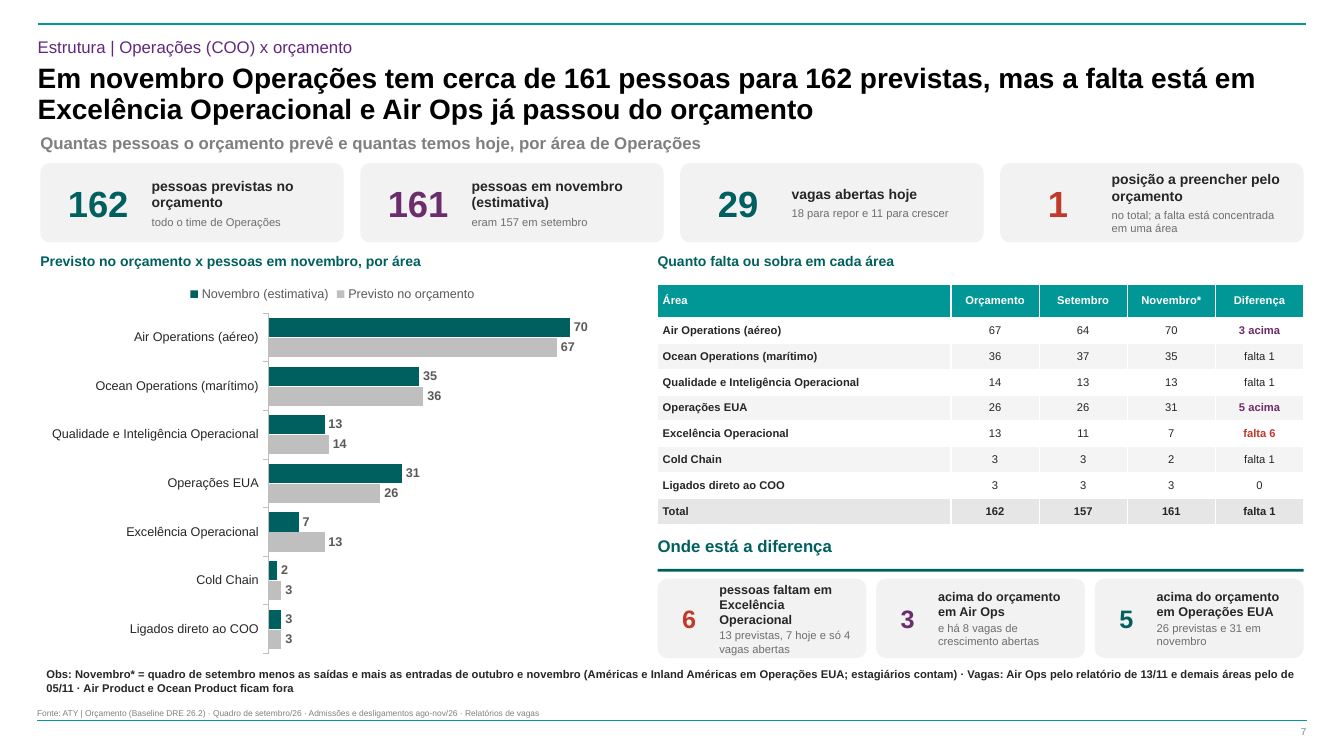
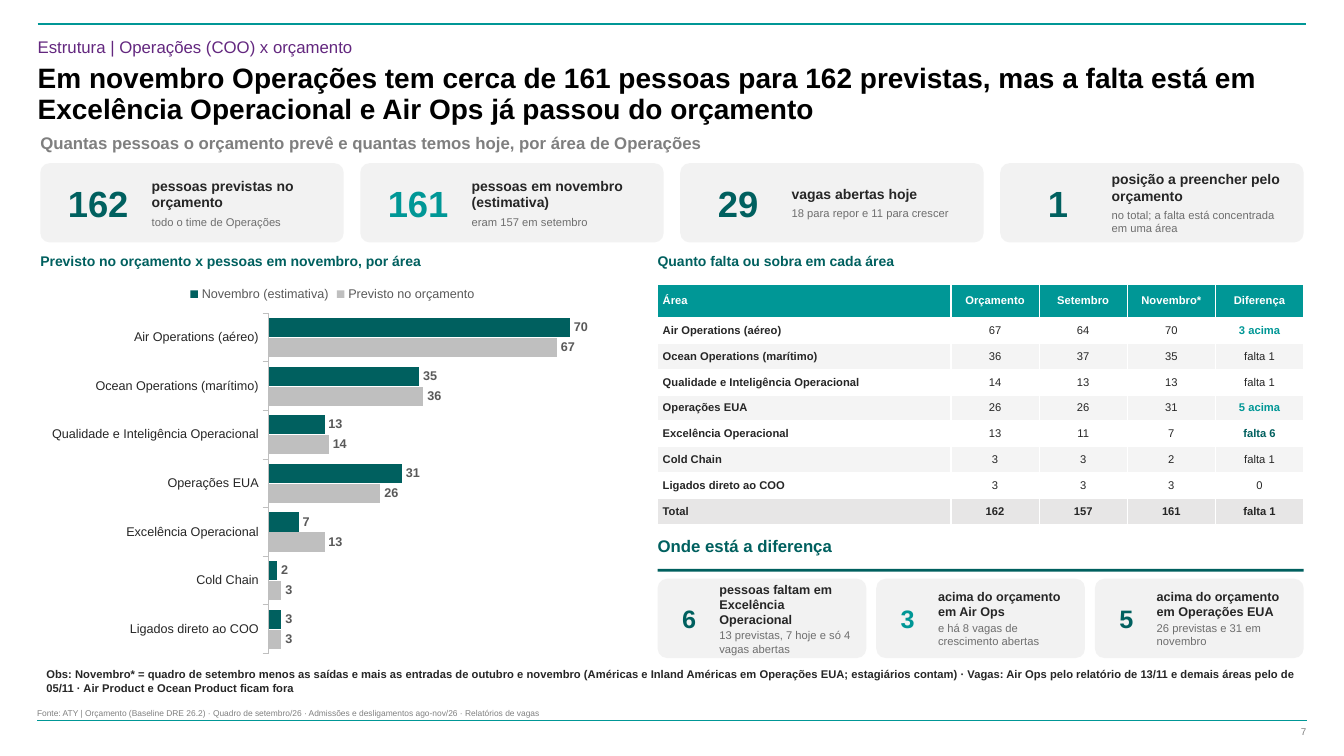
Before and after one commit to suzetemirandasilva5601-cpu/Challenge, a slide deck: slide 7 of 20261112 - ATY - Diagnóstico da Estrutura de Operações - Vagas e Férias.pptx. Drawn at 1344x756 pixels with LibreOffice and Linux fonts; fonts in the diff are those of the drawing; background and template pictures are left out. Boxes give left, top, right and bottom in pixels: in the first picture for what was removed or moved away, otherwise in the second. Text is boxed around its words. In the diff, an @@ line names an element or a change of style, - is before the commit and + after.

```diff
--- a/20261112 - ATY - Diagnóstico da Estrutura de Operações - Vagas e Férias.pptx
+++ b/20261112 - ATY - Diagnóstico da Estrutura de Operações - Vagas e Férias.pptx
@@ text "161" at box(388, 191, 449, 218): text colour #6B2D6B to #009796 @@
@@ text "1" at box(1048, 192, 1068, 217): text colour #C0392B to #00605F @@
@@ table at box(657, 284, 1302, 524) @@
@@ text colour #6B2D6B to #009796 in "3 acima", "5 acima" @@
@@ text colour #C0392B to #00605F in "falta 6" @@
@@ text "6" at box(682, 610, 696, 629): text colour #C0392B to #00605F @@
@@ text "3" at box(901, 610, 915, 629): text colour #6B2D6B to #009796 @@
```
Also in this commit, not shown: 5 other slides changed, 3 other files.
